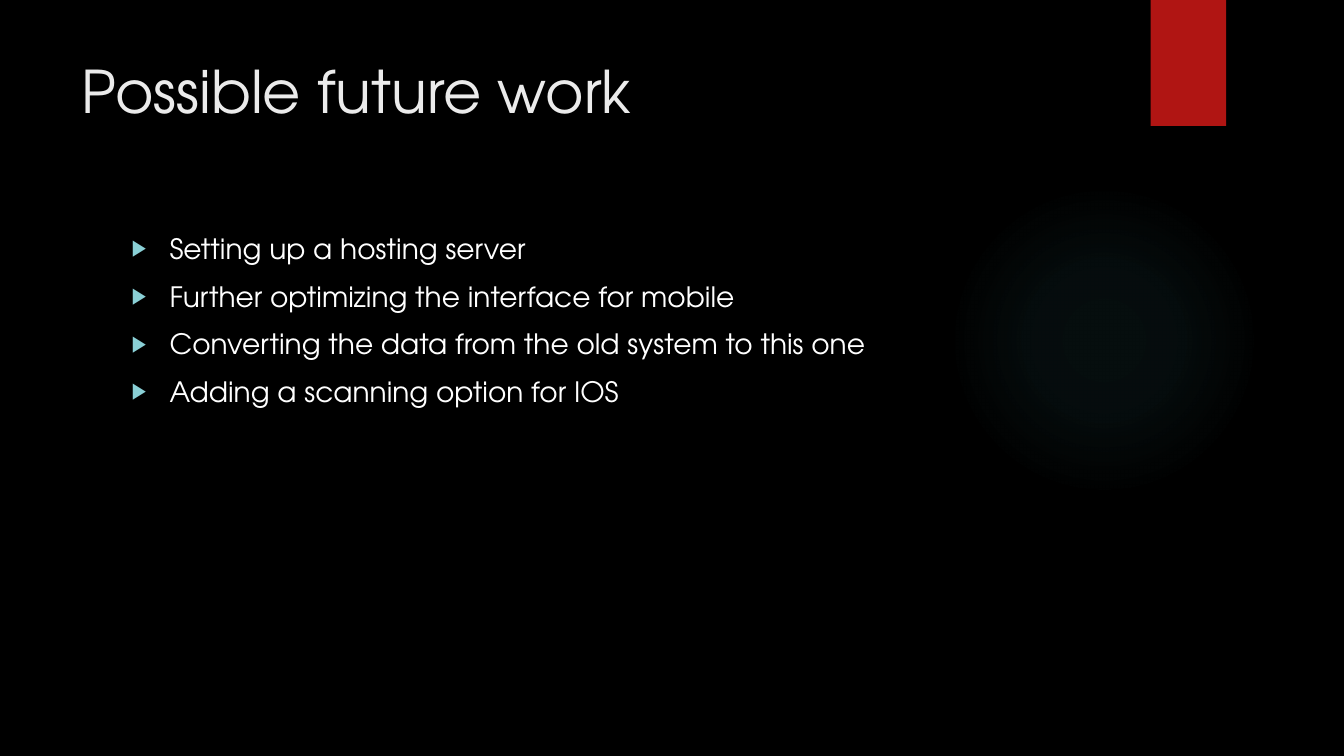
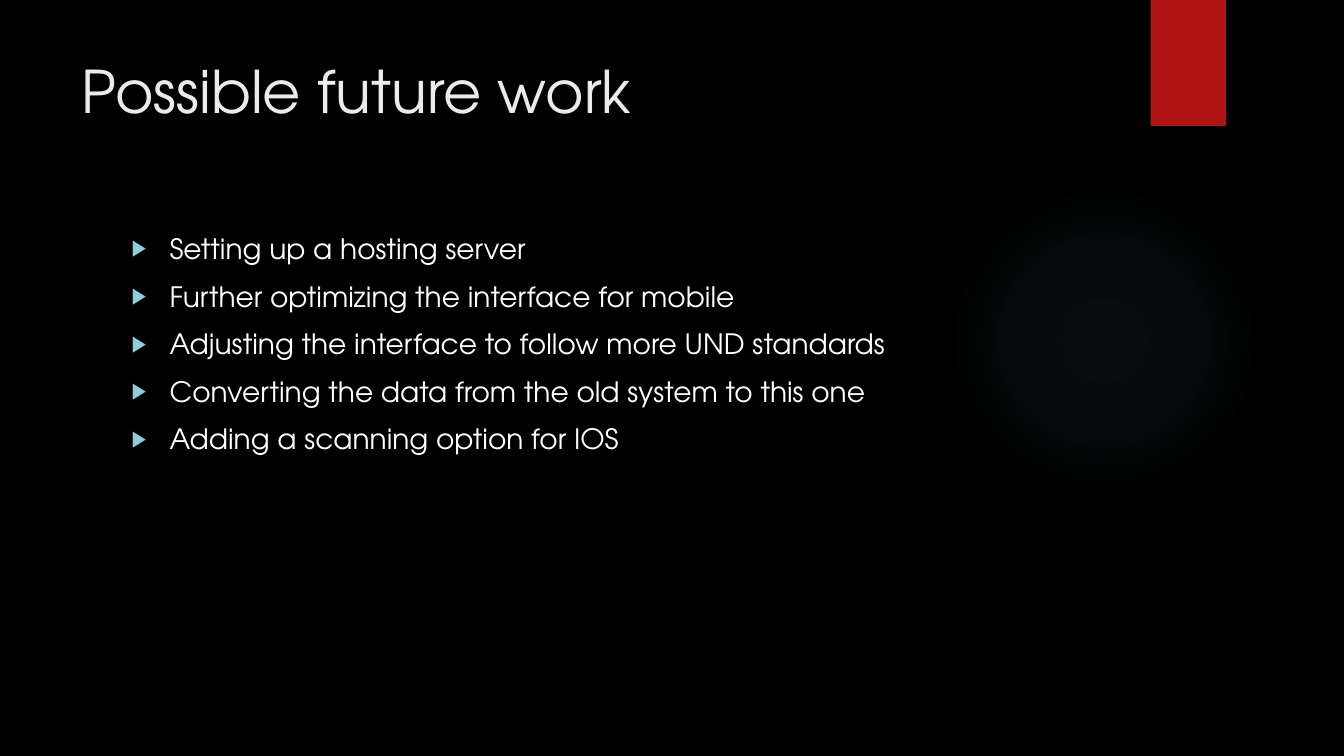
Before and after one commit to frozenNodak/InventoryManagement491, a slide deck: slide 9 of Inventory Management System final code review.pptx. Drawn at 1344x756 pixels with LibreOffice and Linux fonts; fonts in the diff are those of the drawing; background and template pictures are left out. Boxes give left, top, right and bottom in pixels: in the first picture for what was removed or moved away, otherwise in the second. Text is boxed around its words. In the diff, an @@ line names an element or a change of style, - is before the commit and + after.

```diff
--- a/Inventory Management System final code review.pptx
+++ b/Inventory Management System final code review.pptx
@@ text at [170,333,884,360]: paragraph added @@
+▶ Adjusting the interface to follow more UND standards
```
Also in this commit, not shown: 3 other slides changed.
